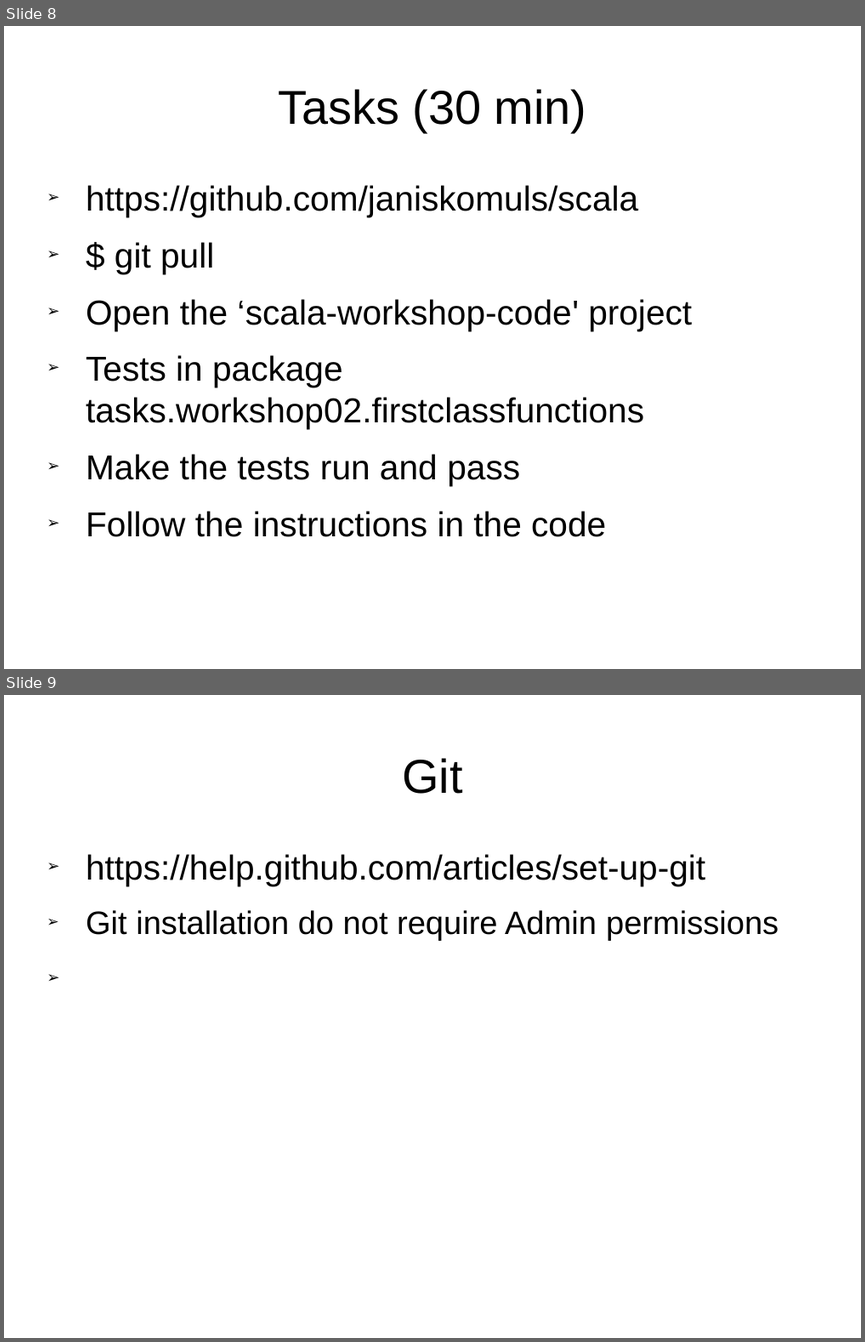
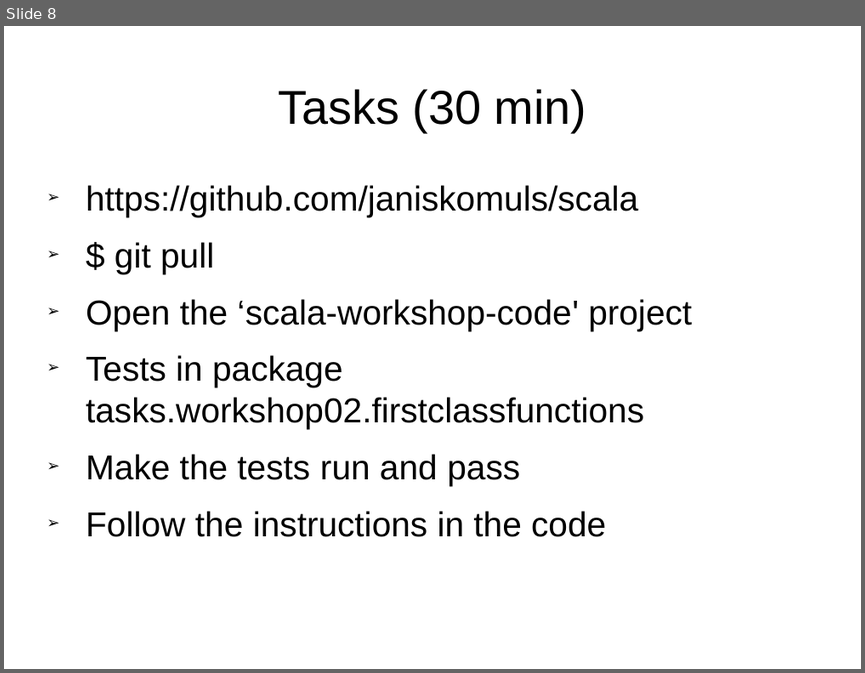
Before and after one commit to janiskomuls/scala, a slide deck: scala-workshop-slides/1.2-first_class_functions.odp. Shown one above the other, each under a label of ours: slides 8 and 9 before the commit, slide 8 after it. The pictures are 865x1342 and 865x673 pixels, drawn with LibreOffice and Linux fonts; fonts in the diff are those of the drawing; background and template pictures are left out. Boxes give left, top, right and bottom in pixels: in the first picture for what was removed or moved away, otherwise in the second. Text is boxed around its words. In the diff, an @@ line names an element or a change of style, - is before the commit and + after.

```diff
--- a/scala-workshop-slides/1.2-first_class_functions.odp
+++ b/scala-workshop-slides/1.2-first_class_functions.odp
@@ slide 9 removed at [4,695,861,1338], background #FFFFFF @@
@@ text removed at [402,758,462,794] @@
-Git
@@ text removed at [86,854,778,941] @@
-➢ https://help.github.com/articles/set-up-git
-➢ Git installation do not require Admin permissions
```
Also in this commit, not shown: 1 slide changed, 1 other file.
